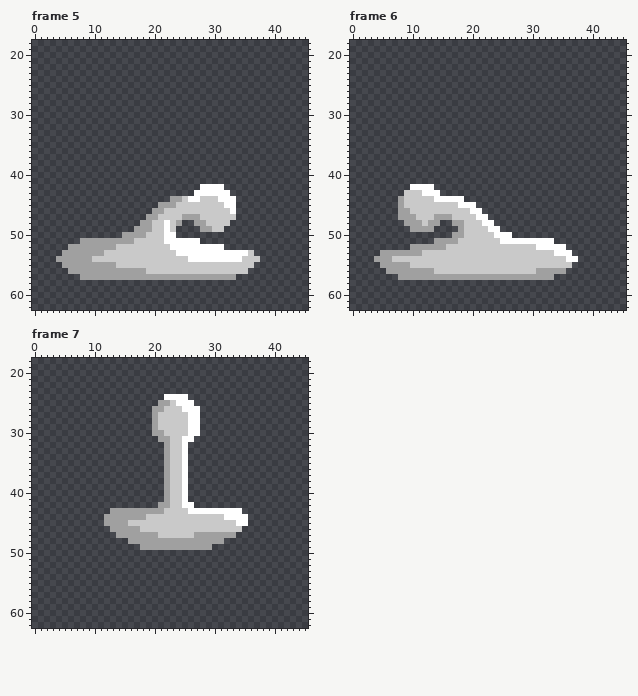
Pixel-art file, stored at Sprites/Pawns/Pawn_06/Pawn_06_Part_Body.aseprite. This is how it looked before the edit.
48x64 pixels, 7 frames. Shown: frame 5: x 0..45, y 18..62; frame 6: x 0..45, y 18..62; frame 7: x 0..45, y 18..62. The commit also changed other frames, which this record leaves out.
Once edited:
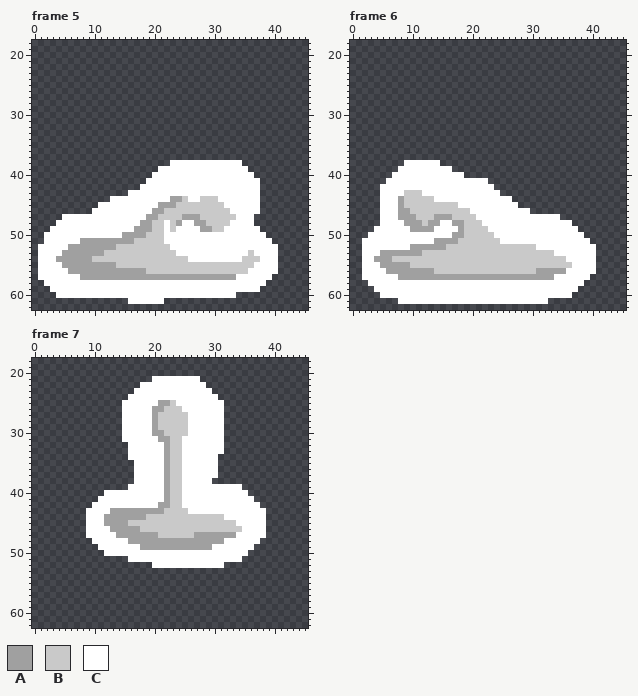
Palette (. is transparent): A #a0a0a0  B #c9c9c9  C #ffffff
The edit:
Frame 5, layer "Layer 3":
y 38: x 23..34 ............ -> CCCCCCCCCCCC
y 39: x 21..35 ............... -> CCCCCCCCCCCCCCC
y 40: x 20..36 ................. -> CCCCCCCCCCCCCCCCC
y 41: x 19..37 ................... -> CCCCCCCCCCCCCCCCCCC
y 42: x 18..27 .......... -> CCCCCCCCCC; x 32..37 ...... -> CCCCCC
y 43: x 16..26 ........... -> CCCCCCCCCCC; x 33..37 ..... -> CCCCC
y 44: x 13..22 .......... -> CCCCCCCCCC; x 34..37 .... -> CCCC
y 45: x 11..20 .......... -> CCCCCCCCCC; x 34..37 .... -> CCCC
y 46: x 10..19 .......... -> CCCCCCCCCC; x 34..37 .... -> CCCC
y 47: x 5..18 .............. -> CCCCCCCCCCCCCC; x 34..36 ... -> CCC
y 48: x 4..17 .............. -> CCCCCCCCCCCCCC; x 25..26 .. -> CC; x 33..36 .... -> CCCC
y 49: x 3..16 .............. -> CCCCCCCCCCCCCC; x 24..27 .... -> CCCC; x 32..37 ...... -> CCCCCC
y 50: x 2..14 ............. -> CCCCCCCCCCCCC; x 24..38 ............... -> CCCCCCCCCCCCCCC
y 51: x 2..7 ...... -> CCCCCC; x 28..39 ............ -> CCCCCCCCCCCC
y 52: x 1..5 ..... -> CCCCC; x 32..40 ......... -> CCCCCCCCC
y 53: x 1..4 .... -> CCCC; x 37..40 .... -> CCCC
y 54: x 1..3 ... -> CCC; x 38..40 ... -> CCC
y 55: x 1..4 .... -> CCCC; x 37..40 .... -> CCCC
y 56: x 1..5 ..... -> CCCCC; x 36..40 ..... -> CCCCC
y 57: x 1..7 ....... -> CCCCCCC; x 34..39 ...... -> CCCCCC
y 58: x 2..38 ..................................... -> CCCCCCCCCCCCCCCCCCCCCCCCCCCCCCCCCCCCC
y 59: x 3..37 ................................... -> CCCCCCCCCCCCCCCCCCCCCCCCCCCCCCCCCCC
y 60: x 4..33 .............................. -> CCCCCCCCCCCCCCCCCCCCCCCCCCCCCC
y 61: x 16..21 ...... -> CCCCCC
Frame 6, layer "Layer 3":
y 38: x 9..14 ...... -> CCCCCC
y 39: x 8..16 ......... -> CCCCCCCCC
y 40: x 7..18 ............ -> CCCCCCCCCCCC
y 41: x 6..22 ................. -> CCCCCCCCCCCCCCCCC
y 42: x 5..9 ..... -> CCCCC; x 14..23 .......... -> CCCCCCCCCC
y 43: x 5..8 .... -> CCCC; x 15..24 .......... -> CCCCCCCCCC
y 44: x 5..7 ... -> CCC; x 19..26 ........ -> CCCCCCCC
y 45: x 5..7 ... -> CCC; x 21..27 ....... -> CCCCCCC
y 46: x 5..7 ... -> CCC; x 22..29 ........ -> CCCCCCCC
y 47: x 5..7 ... -> CCC; x 23..34 ............ -> CCCCCCCCCCCC
y 48: x 5..8 .... -> CCCC; x 15..16 .. -> CC; x 24..36 ............. -> CCCCCCCCCCCCC
y 49: x 4..9 ...... -> CCCCCC; x 14..17 .... -> CCCC; x 25..37 ............. -> CCCCCCCCCCCCC
y 50: x 3..16 .............. -> CCCCCCCCCCCCCC; x 27..38 ............ -> CCCCCCCCCCCC
y 51: x 2..13 ............ -> CCCCCCCCCCCC; x 34..39 ...... -> CCCCCC
y 52: x 2..9 ........ -> CCCCCCCC; x 36..40 ..... -> CCCCC
y 53: x 2..4 ... -> CCC; x 37..40 .... -> CCCC
y 54: x 2..3 .. -> CC; x 38..40 ... -> CCC
y 55: x 2..4 ... -> CCC; x 37..40 .... -> CCCC
y 56: x 2..5 .... -> CCCC; x 36..40 ..... -> CCCCC
y 57: x 2..7 ...... -> CCCCCC; x 34..39 ...... -> CCCCCC
y 58: x 3..38 .................................... -> CCCCCCCCCCCCCCCCCCCCCCCCCCCCCCCCCCCC
y 59: x 4..37 .................................. -> CCCCCCCCCCCCCCCCCCCCCCCCCCCCCCCCCC
y 60: x 5..36 ................................ -> CCCCCCCCCCCCCCCCCCCCCCCCCCCCCCCC
y 61: x 8..32 ......................... -> CCCCCCCCCCCCCCCCCCCCCCCCC
Frame 7, layer "Layer 3":
y 21: x 20..27 ........ -> CCCCCCCC
y 22: x 18..28 ........... -> CCCCCCCCCCC
y 23: x 17..29 ............. -> CCCCCCCCCCCCC
y 24: x 16..21 ...... -> CCCCCC; x 26..30 ..... -> CCCCC
y 25: x 15..20 ...... -> CCCCCC; x 27..31 ..... -> CCCCC
y 26..30: x 15..19 ..... -> CCCCC; x 28..31 .... -> CCCC
y 31: x 15..20 ...... -> CCCCCC; x 27..31 ..... -> CCCCC
y 32..33: x 16..21 ...... -> CCCCCC; x 26..31 ...... -> CCCCCC
y 34: x 16..21 ...... -> CCCCCC; x 26..30 ..... -> CCCCC
y 35..37: x 17..21 ..... -> CCCCC; x 26..30 ..... -> CCCCC
y 38: x 17..21 ..... -> CCCCC; x 26..29 .... -> CCCC
y 39: x 16..21 ...... -> CCCCCC; x 26..34 ......... -> CCCCCCCCC
y 40: x 12..21 .......... -> CCCCCCCCCC; x 26..35 .......... -> CCCCCCCCCC
y 41: x 11..21 ........... -> CCCCCCCCCCC; x 26..36 ........... -> CCCCCCCCCCC
y 42: x 10..20 ........... -> CCCCCCCCCCC; x 27..37 ........... -> CCCCCCCCCCC
y 43: x 9..12 .... -> CCCC; x 35..38 .... -> CCCC
y 44..45: x 9..11 ... -> CCC; x 36..38 ... -> CCC
y 46: x 9..12 .... -> CCCC; x 35..38 .... -> CCCC
y 47: x 9..13 ..... -> CCCCC; x 34..38 ..... -> CCCCC
y 48: x 10..15 ...... -> CCCCCC; x 32..37 ...... -> CCCCCC
y 49: x 11..17 ....... -> CCCCCCC; x 30..36 ....... -> CCCCCCC
y 50: x 12..35 ........................ -> CCCCCCCCCCCCCCCCCCCCCCCC
y 51: x 16..34 ................... -> CCCCCCCCCCCCCCCCCCC
y 52: x 20..31 ............ -> CCCCCCCCCCCC
Where, in picture pixels (left, top, right, bottom), the same in both pictures:
added: (38, 160, 278, 304)
added: (362, 160, 596, 304)
added: (86, 376, 266, 568)
